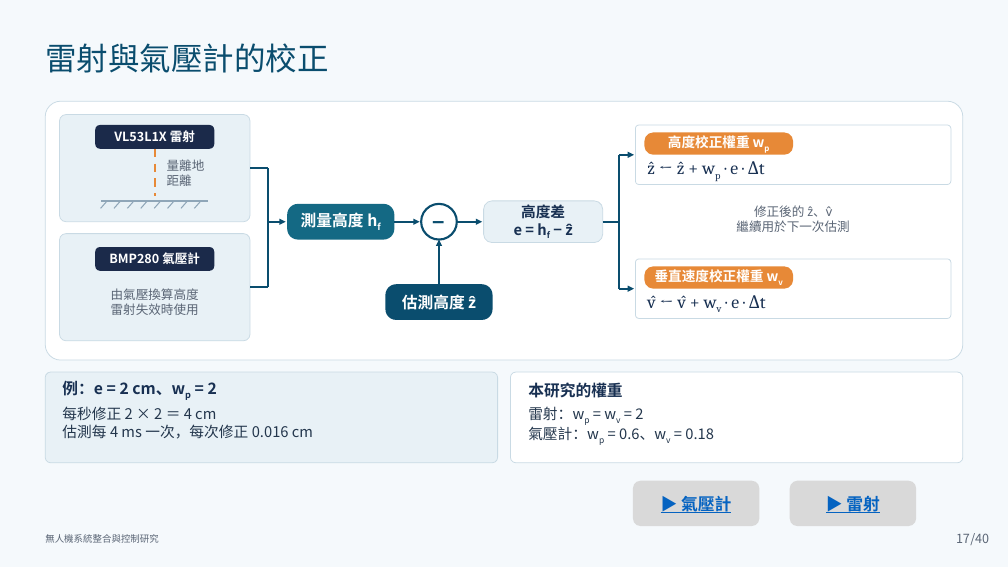
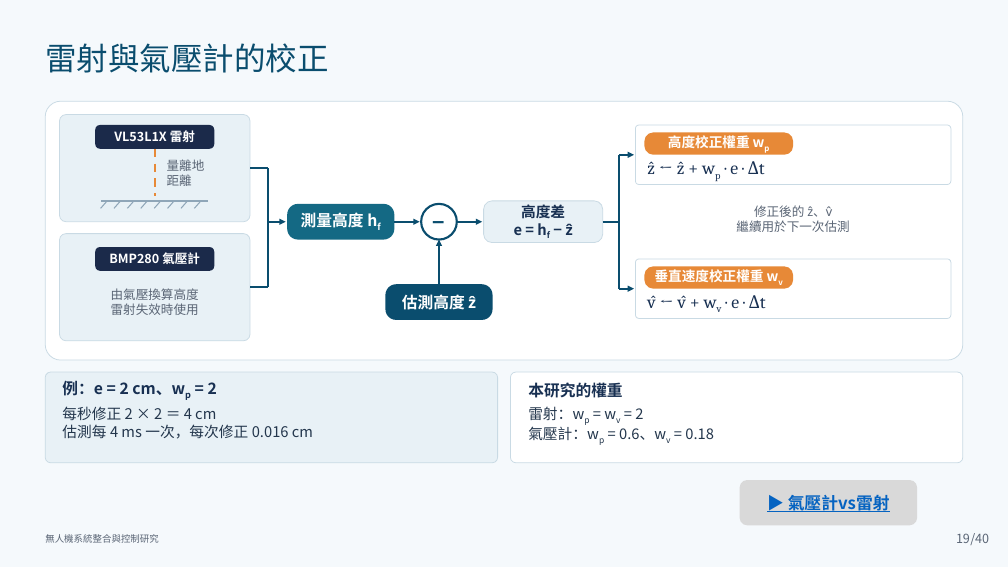
Before and after one commit to lingken1028/-, a slide deck: slide 19 of 無人機系統整合與控制研究_口試簡報 2.pptx (slide 17 before the commit). Drawn at 1008x567 pixels with LibreOffice and Linux fonts; fonts in the diff are those of the drawing. Boxes give left, top, right and bottom in pixels: in the first picture for what was removed or moved away, otherwise in the second. Text is boxed around its words. In the diff, an @@ line names an element or a change of style, - is before the commit and + after.

```diff
--- a/無人機系統整合與控制研究_口試簡報 2.pptx
+++ b/無人機系統整合與控制研究_口試簡報 2.pptx
@@ rounded rectangle "▶ 氣壓計vs雷射": place and size @@
-rounded rectangle "▶ 氣壓計vs雷射" at box(633, 481, 759, 526)
+rounded rectangle "▶ 氣壓計vs雷射" at box(740, 480, 917, 526)
@@ text in rounded rectangle at box(788, 495, 890, 512): text changed @@
-▶ 氣壓計
+▶ 氣壓計vs雷射
@@ rounded rectangle removed at box(790, 481, 917, 526) @@
-▶ 雷射
@@ page number at box(956, 533, 970, 543): text changed @@
-17
+19
```
Also in this commit, not shown: 3 other slides changed.
